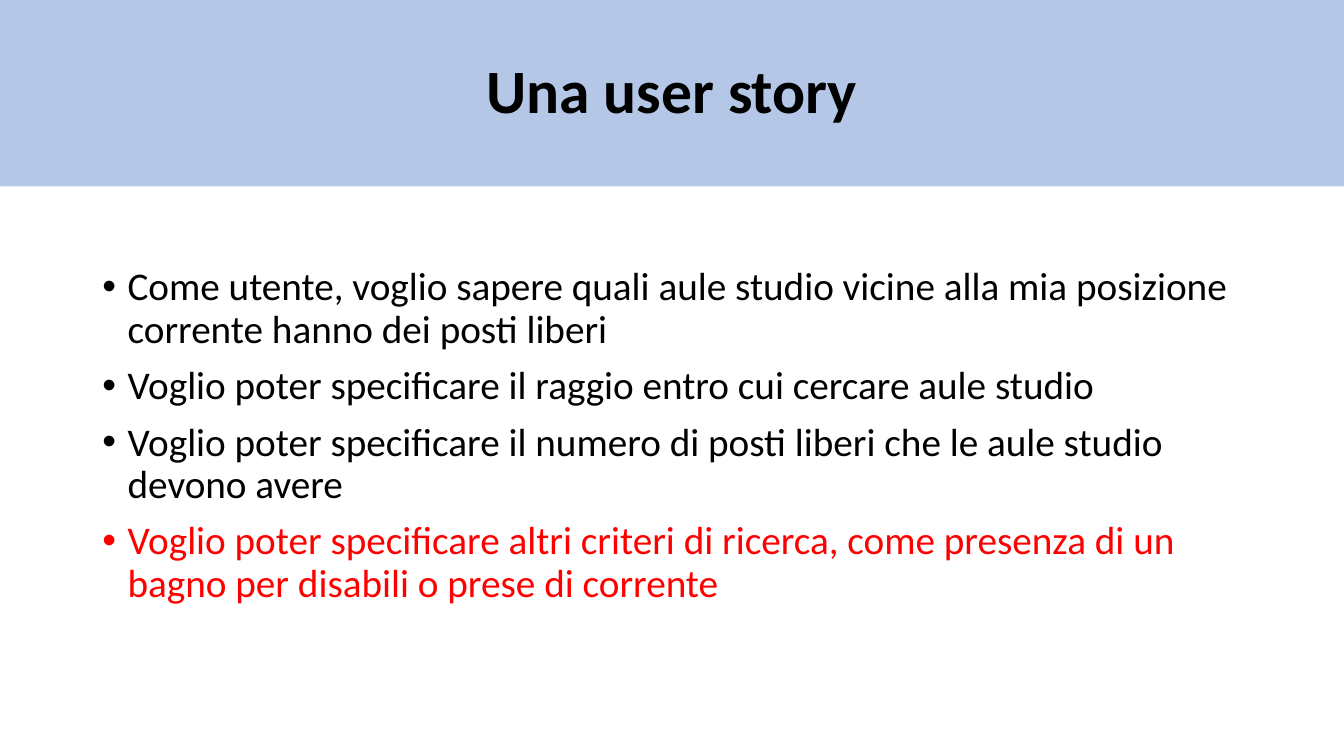
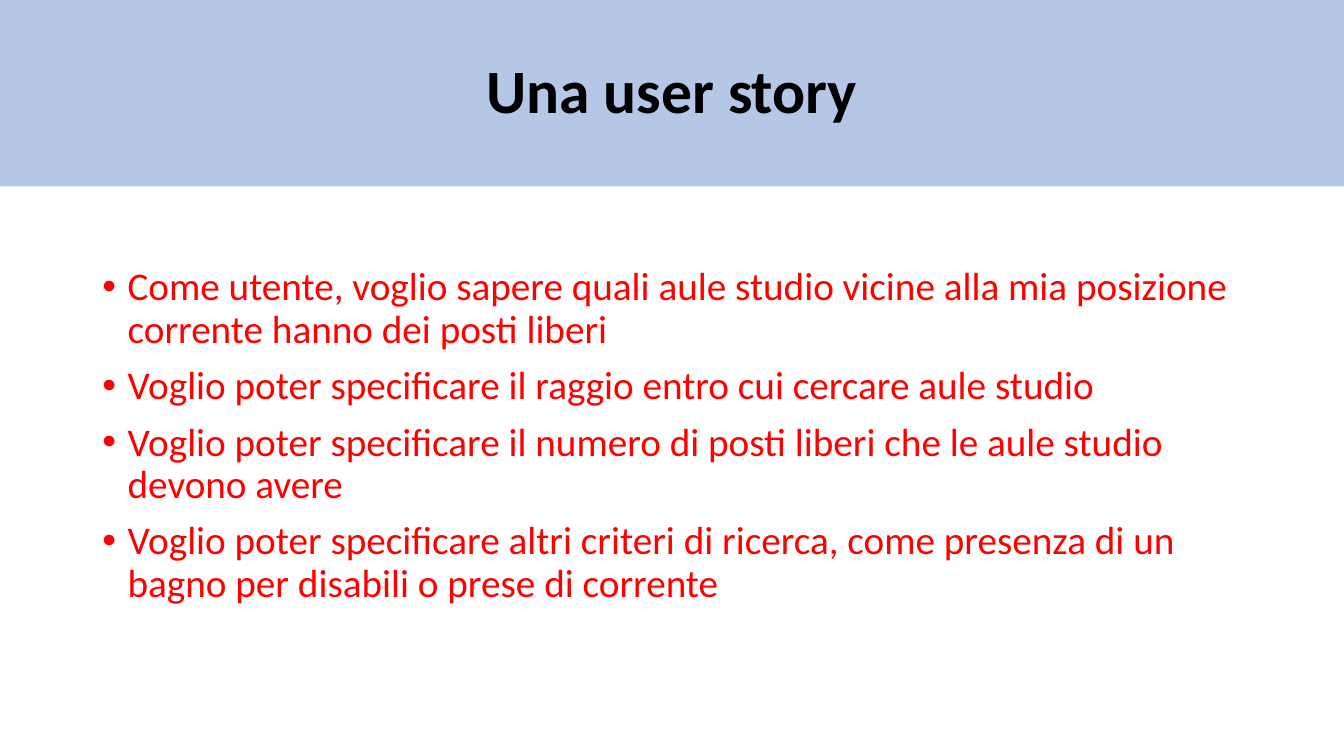
Before and after one commit to matte21/CalcM, a slide deck: slide 3 of ontologia.pptx (slide 8 before the commit). Drawn at 1344x756 pixels with LibreOffice and Linux fonts; fonts in the diff are those of the drawing. Boxes give left, top, right and bottom in pixels: in the first picture for what was removed or moved away, otherwise in the second. Text is boxed around its words. In the diff, an @@ line names an element or a change of style, - is before the commit and + after.

```diff
--- a/ontologia.pptx
+++ b/ontologia.pptx
@@ text at [128, 272, 1227, 499]: text colour #000000 to #FF0000 in "Come utente, voglio sapere quali aule studio ...", "Voglio poter specificare il raggio entro cui ...", "Voglio poter specificare il numero di posti ..." @@
```
Also in this commit, not shown: 3 other slides changed, 2 slides added, 5 slides removed.
